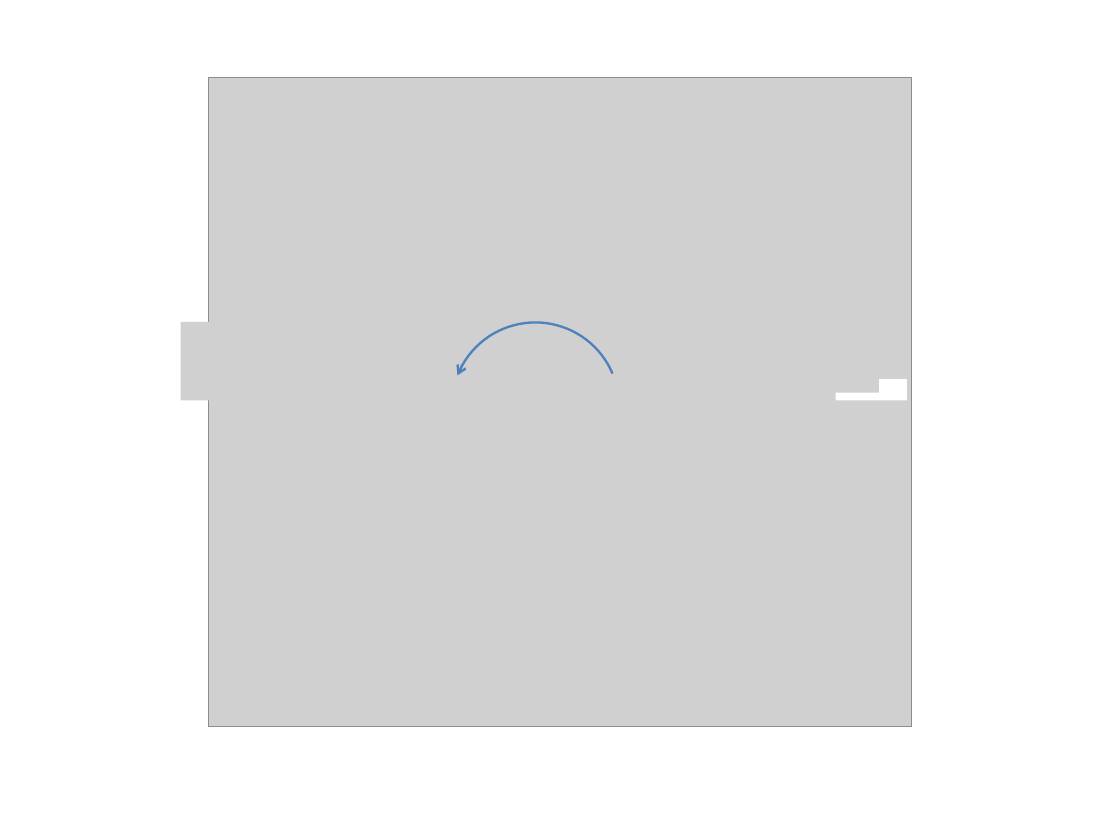
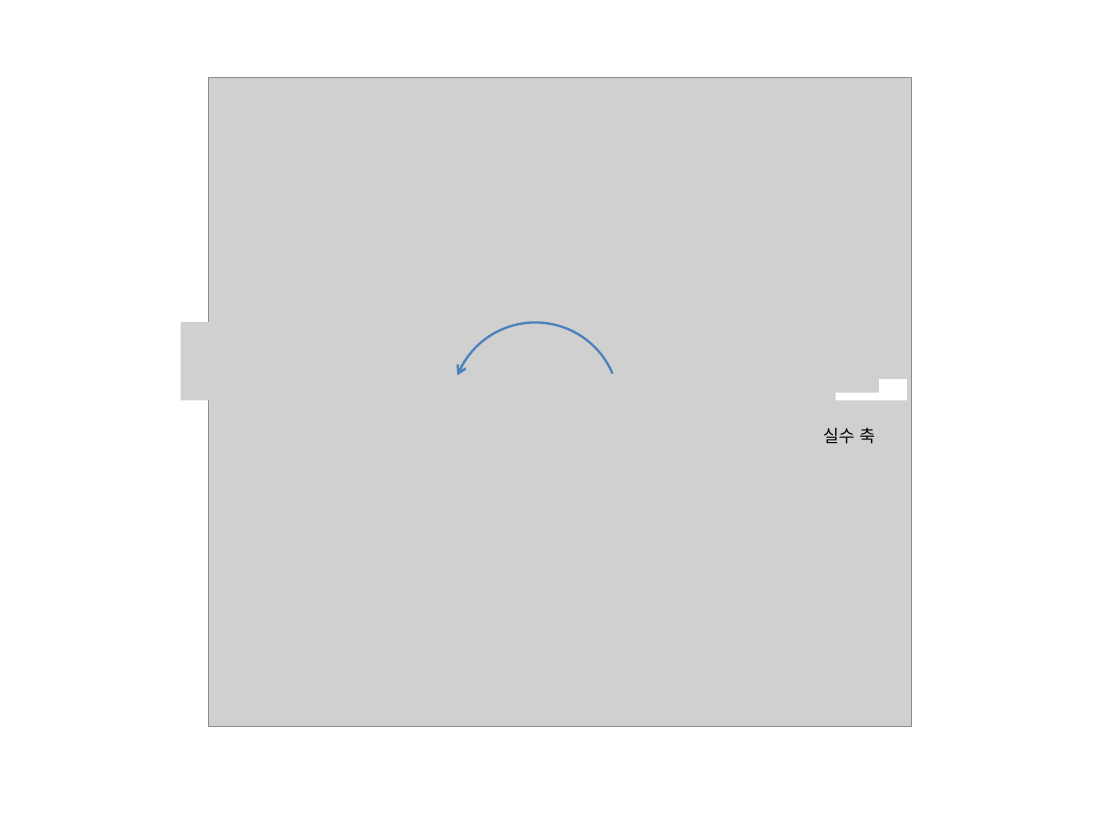
Before and after one commit to answeredbyablemind/answeredbyablemind.github.io, a slide deck: slide 1 of pics/2019-07-08-DTFS/pics.pptx. Drawn at 1120x840 pixels with LibreOffice and Linux fonts; fonts in the diff are those of the drawing; grey boxes stand for pictures. Boxes give left, top, right and bottom in pixels: in the first picture for what was removed or moved away, otherwise in the second. Text is boxed around its words. In the diff, an @@ line names an element or a change of style, - is before the commit and + after.

```diff
--- a/pics/2019-07-08-DTFS/pics.pptx
+++ b/pics/2019-07-08-DTFS/pics.pptx
@@ text added at [823, 428, 875, 444], 11 pt, text #000000 @@
+실수 축
```
Also in this commit, not shown: 1 other file.
